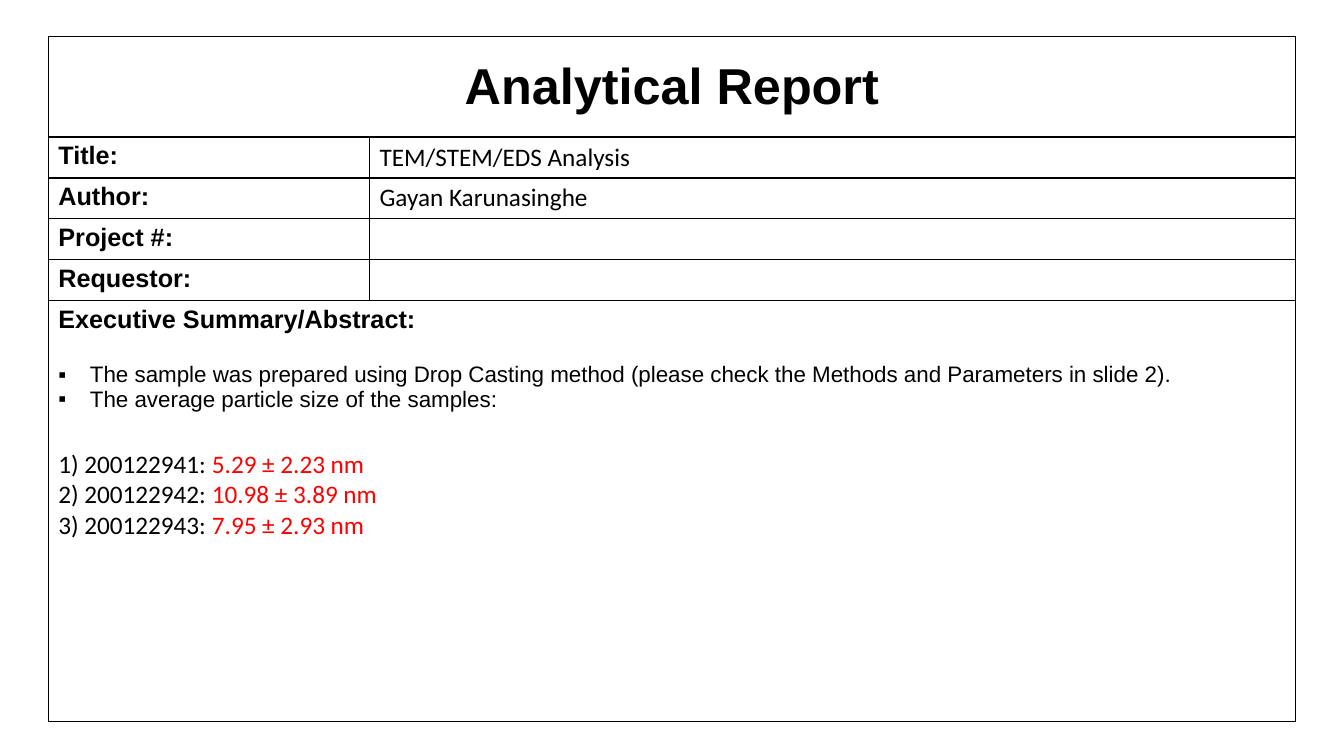
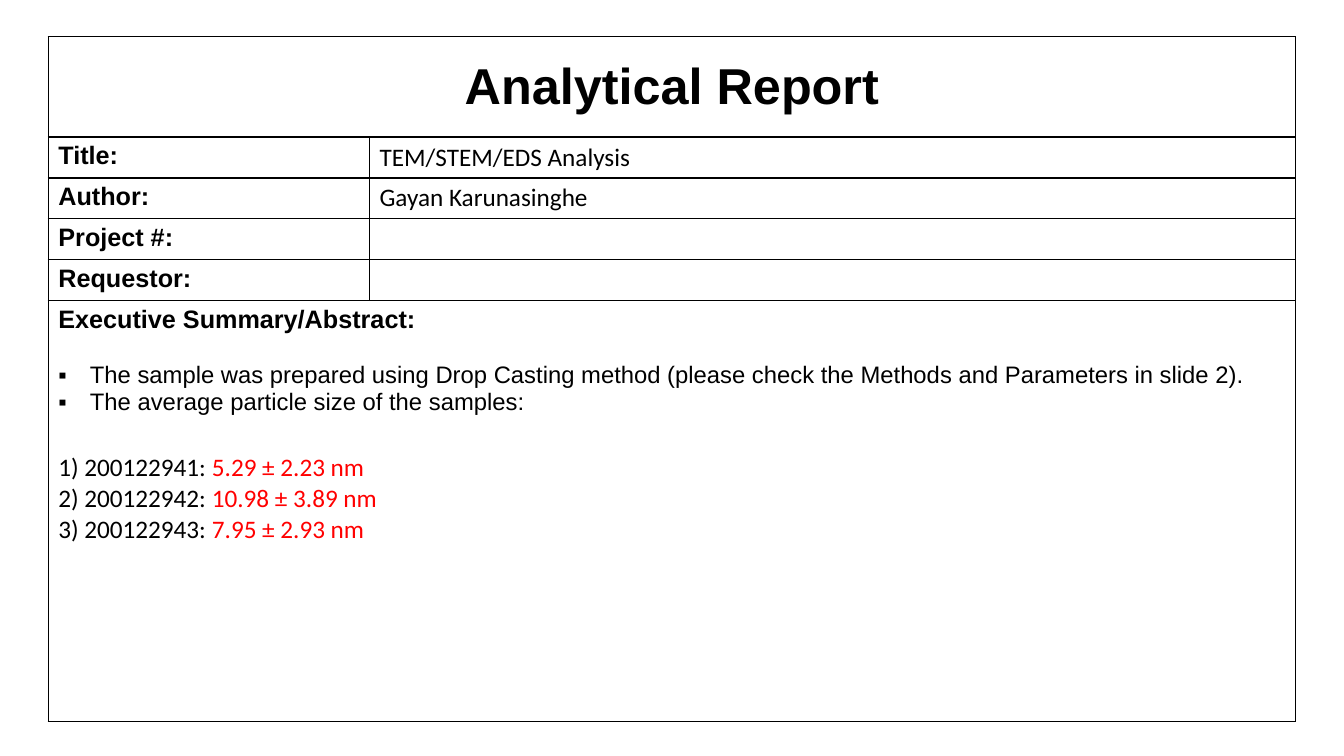
Before and after one commit to cvrl10/mini_project, a slide deck: slide 1 of 100040000/_100040000.pptx. Drawn at 1344x756 pixels with LibreOffice and Linux fonts; fonts in the diff are those of the drawing. Boxes give left, top, right and bottom in pixels: in the first picture for what was removed or moved away, otherwise in the second. Text is boxed around its words. In the diff, an @@ line names an element or a change of style, - is before the commit and + after.

```diff
--- a/100040000/_100040000.pptx
+++ b/100040000/_100040000.pptx
@@ table at box(48, 36, 1297, 719) @@
@@ size 16 to 17 pt in "The sample was prepared using Drop Casting ...", "The average particle size of the samples:" @@
```
Also in this commit, not shown: 3 slides removed, 12 other files.
